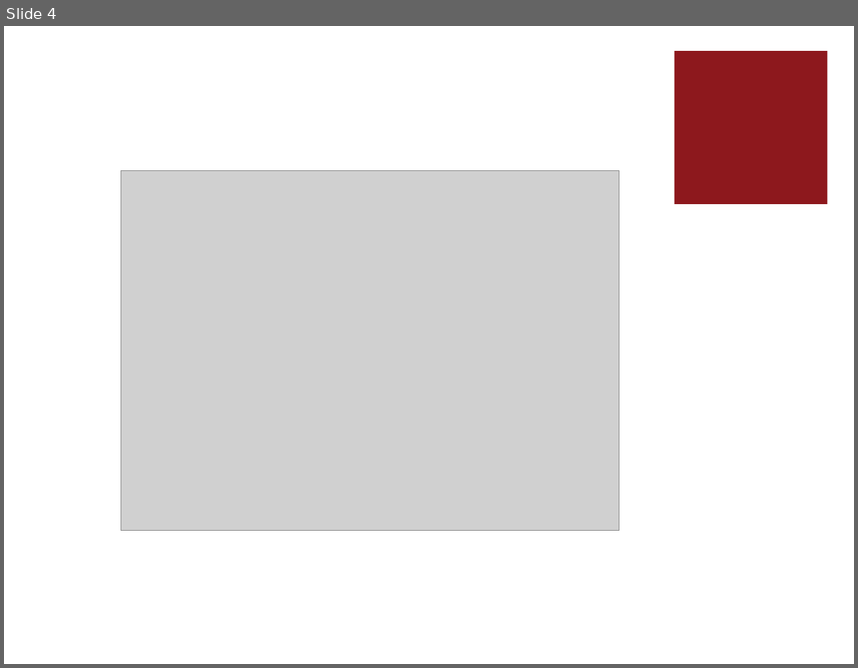
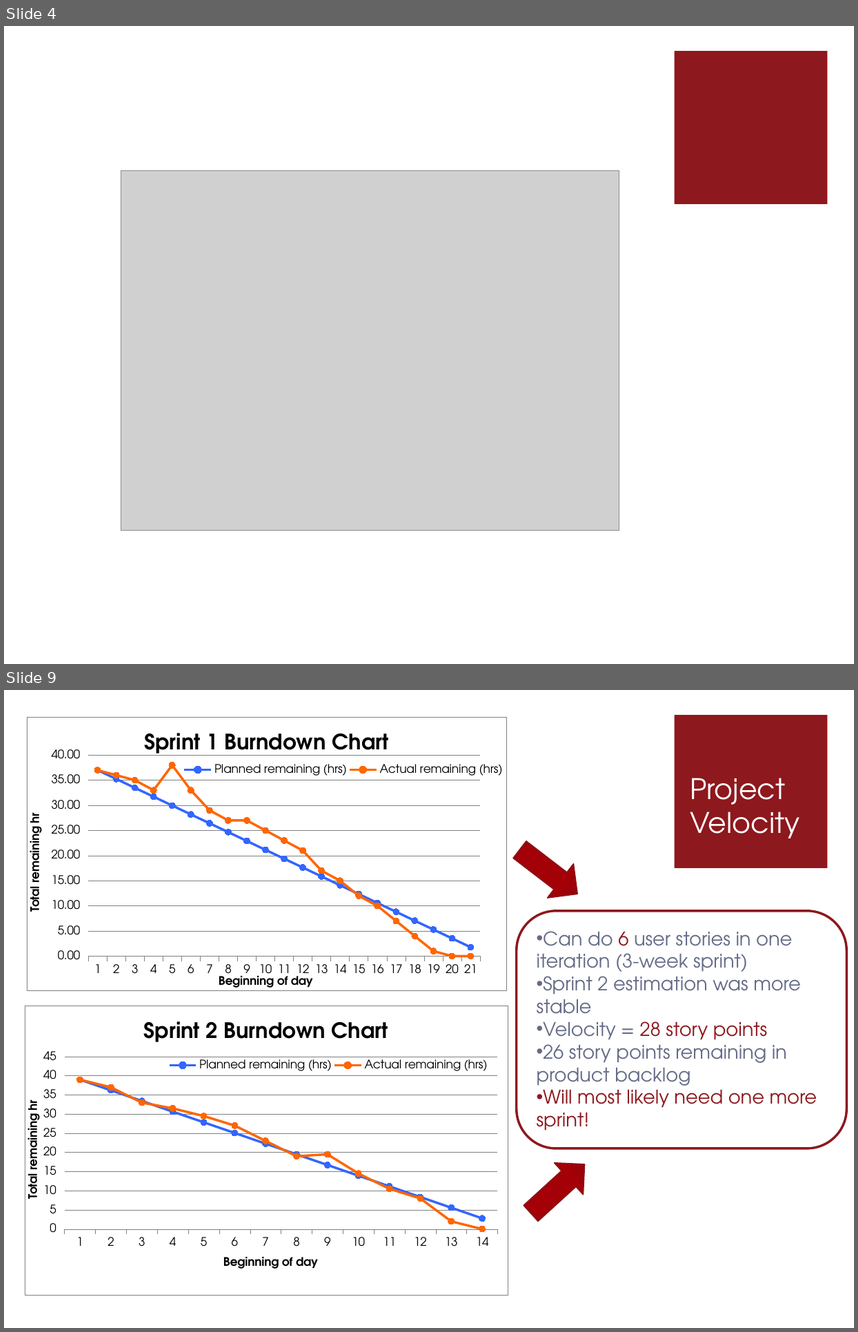
Before and after one commit to pganesan/schedu-elp, a slide deck: docs/Presentation_TeamGamma.pptx. Shown one above the other, each under a label of ours: slide 4 before the commit, slides 4 and 9 after it; the slides between them are not shown. The pictures are 858x668 and 858x1332 pixels, drawn with LibreOffice and Linux fonts; fonts in the diff are those of the drawing; grey boxes stand for pictures. Boxes give left, top, right and bottom in pixels: in the first picture for what was removed or moved away, otherwise in the second. Text is boxed around its words. In the diff, an @@ line names an element or a change of style, - is before the commit and + after.

```diff
--- a/docs/Presentation_TeamGamma.pptx
+++ b/docs/Presentation_TeamGamma.pptx
@@ slide 9 added at (4, 690, 854, 1328), background #FFFFFF; not listed: 1 template element that a slide beside it also shows @@
@@ line chart added at (26, 717, 506, 991) @@
+title "Sprint 1 Burndown Chart"
+categories: 1, 2, 3, 4, 5, 6, 7, 8, 9, 10, 11, 12, 13, 14, 15, 16, 17, 18, 19, 20, 21
+Planned remaining (hrs): 37, 35, 33, 32, 30, 28, 26, 25, 23, 21, 19, 18, 16, 14, 12, 11, 9, 7, 5, 4, 2
+Actual remaining (hrs): 37, 36, 35, 33, 38, 33, 29, 27, 27, 25, 23, 21, 17, 15, 12, 10, 7, 4, 1, 0, 0
@@ title added at (690, 778, 800, 838), 24 pt, text #FFFFFF @@
+Project
+Velocity
@@ down arrow added at (507, 833, 590, 911), fill gradient #830B10 to #A50007, outline #8D151A 1 pt @@
@@ rounded rectangle added at (517, 911, 846, 1148), fill #FFFFFF, outline #8D181D 2 pt, 16 pt, text #646B86 @@
+• Can do 6 user stories in one iteration (3-week sprint)
+• Sprint 2 estimation was more stable
+• Velocity = 28 story points
+• 26 story points remaining in product backlog
+• Will most likely need one more sprint!
@@ line chart added at (25, 1005, 508, 1295) @@
+title "Sprint 2 Burndown Chart"
+categories: 1, 2, 3, 4, 5, 6, 7, 8, 9, 10, 11, 12, 13, 14
+Planned remaining (hrs): 39, 36, 33, 31, 28, 25, 22, 20, 17, 14, 11, 8, 6, 3
+Actual remaining (hrs): 39, 37, 33, 32, 30, 27, 23, 19, 20, 14, 10, 8, 2, 0
@@ down arrow added at (516, 1149, 599, 1230), fill gradient #830B10 to #A50007, outline #8D151A 1 pt @@
```
Also in this commit, not shown: 6 slides changed, 1 other slide added, 2 slides removed, 1 other file.
